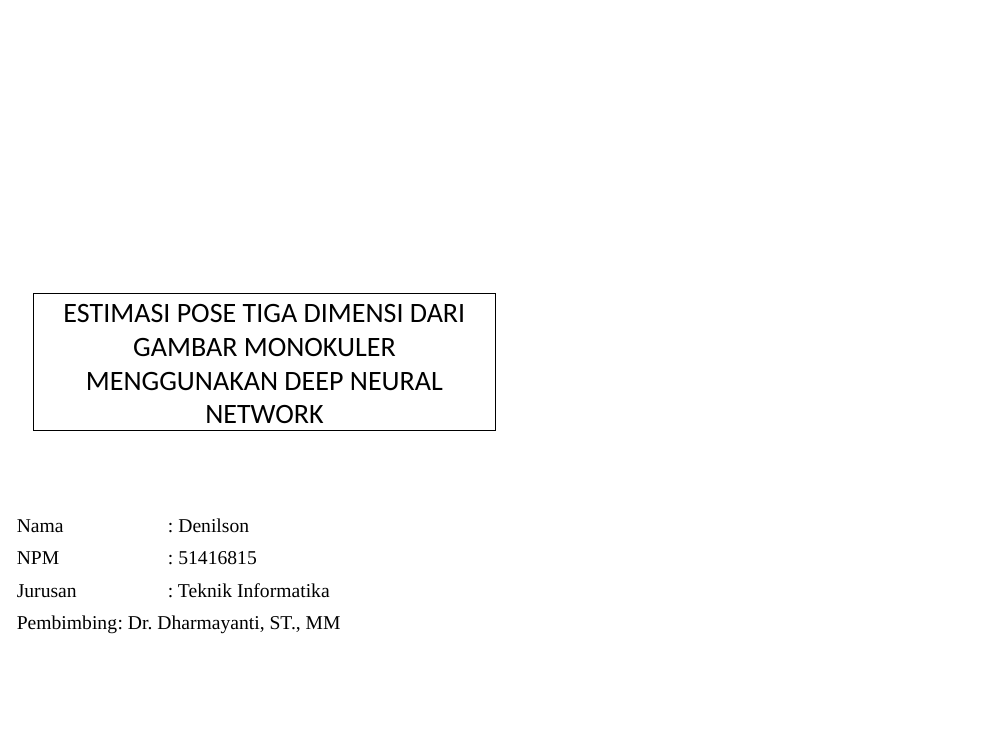
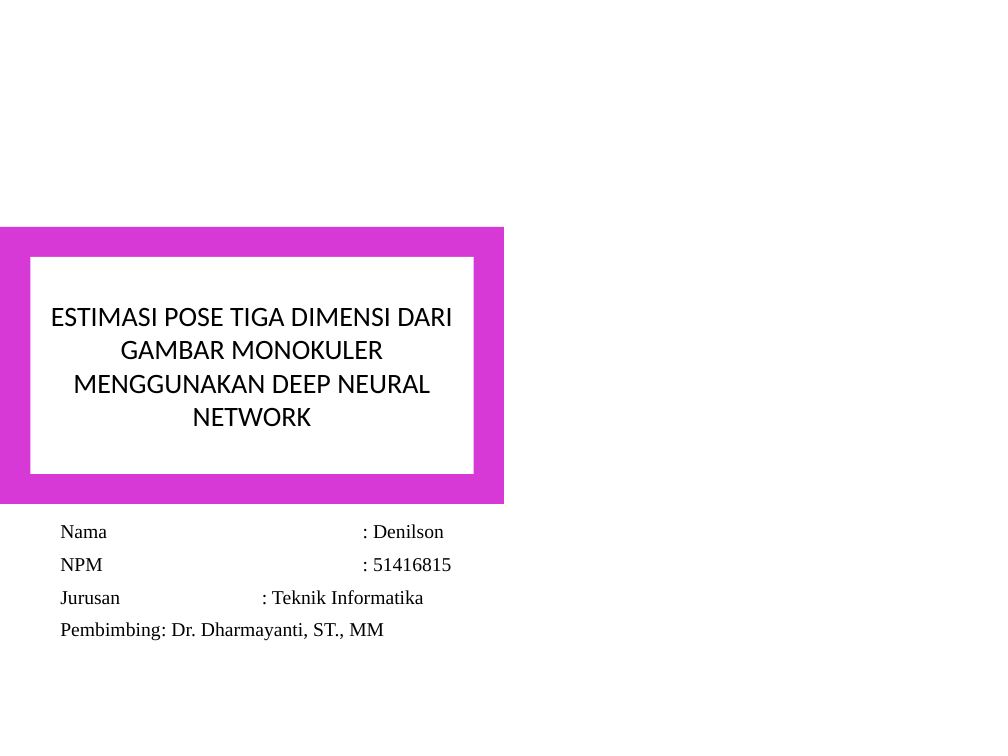
Before and after one commit to denilson020898/skripsi, a slide deck: slide 1 of dokumen_lain/00_presentasi.ppt. Drawn at 1008x756 pixels with LibreOffice and Linux fonts; fonts in the diff are those of the drawing; background and template pictures are left out. Boxes give left, top, right and bottom in pixels: in the first picture for what was removed or moved away, otherwise in the second. Text is boxed around its words. In the diff, an @@ line names an element or a change of style, - is before the commit and + after.

```diff
--- a/dokumen_lain/00_presentasi.ppt
+++ b/dokumen_lain/00_presentasi.ppt
@@ rectangle added at (x1=0, y1=227, x2=504, y2=504), fill #D739D7 @@
@@ title "ESTIMASI POSE TIGA DIMENSI DARI ..." resized from (x1=33, y1=293, x2=495, y2=430) to (x1=30, y1=257, x2=474, y2=474) @@
@@ title "ESTIMASI POSE TIGA DIMENSI DARI ..." at (x1=30, y1=257, x2=474, y2=474): rectangle to title; fill none to #FFFFFF; outline #000000 0.74 pt to none @@
@@ text "Nama : Denilson" rewrapped from (x1=17, y1=518, x2=341, y2=634) to (x1=60, y1=524, x2=451, y2=641) @@
```
Also in this commit, not shown: 1 other slide changed, 5 slides added, 1 other file.
